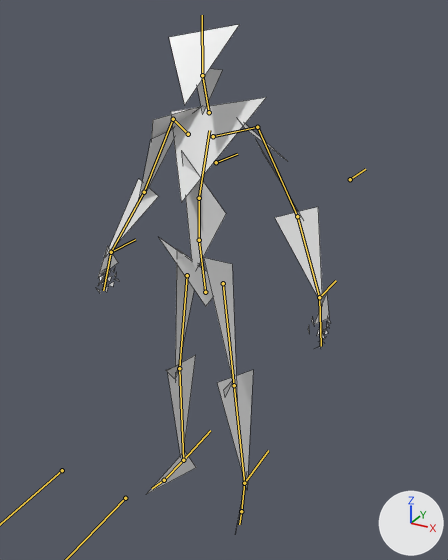
The Blender file src/assets/glib/glib_animations.blend, before and after one commit.
Camera for both pictures: a 50 mm camera at (1.1, -1.82, 1.99) aimed at (-0.04, 0.26, 0.95). The axes (+X, +Y, +Z) are drawn at lower right. The lights are the same throughout. The bones that bend it are drawn over the model as lines. Mesh edges are drawn as thin lines.

In view in the first picture: 'glib.001'.
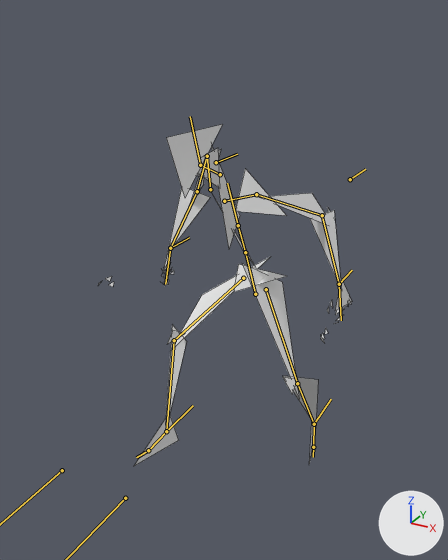
The newer file adds an action. The first version stands in its rest pose; the second is drawn at frame 20 of the action 'hit'.

The edits, one by one:
Bone 'root' (bone_root) moves from (0.0, 0.0, 0.0) to (-0.021, -0.291, -0.447).
Bone 'root' (bone_root) turns from (0, 0, 0) to (6, -24, 4) degrees about its own x, y and z.
Bone 'spine_1' (bone_spine_1) turns from (0, 0, 0) to (17, 0, -8) degrees about its own x, y and z.
Bone 'spine_2' (bone_spine_2) turns from (0, 0, 0) to (20, -3, -7) degrees about its own x, y and z.
Bone 'neck' (bone_neck) turns from (0, 0, 0) to (-1, 17, -8) degrees about its own x, y and z.
Bone 'head' (bone_head) turns from (0, 0, 0) to (-32, 5, 5) degrees about its own x, y and z.
Bone 'heel_ik.L' (bone_heel_ik_l) moves from (0.0, 0.0, 0.0) to (-0.105, 0.557, 0.02).
Bone 'hand_ik.L.001' (bone_hand_ik_l_001) moves from (0.0, 0.0, 0.0) to (-0.066, 0.417, -0.126).
Bone 'heel_ik.R' (bone_heel_ik_r) moves from (0.0, 0.0, 0.0) to (0.182, 0.135, 0.01).
Bone 'hand_ik.R.001' (bone_hand_ik_r_001) moves from (0.0, 0.0, 0.0) to (0.02, 0.404, -0.114).

Changed parts and their boxes (x1, y1, x2, y2) in the pictures (448 x 560 px):
'glib.001', posed (9% wider, 32% shorter)
    before: (96, 24, 330, 528)
    after: (98, 124, 352, 466)
bone 'root', root to tip
    before: (205, 292) to (199, 240)
    after: (255, 294) to (245, 252)
bone 'spine_1', root to tip
    before: (199, 240) to (199, 198)
    after: (245, 252) to (238, 225)
bone 'spine_2', root to tip
    before: (199, 198) to (209, 130)
    after: (238, 225) to (227, 183)
bone 'neck', root to tip
    before: (209, 112) to (202, 75)
    after: (220, 174) to (200, 165)
bone 'head', root to tip
    before: (202, 75) to (202, 15)
    after: (200, 165) to (190, 116)
bone 'heel_ik.L', root to tip
    before: (244, 483) to (268, 450)
    after: (314, 424) to (331, 399)
bone 'hand_ik.L.001', root to tip
    before: (319, 297) to (336, 280)
    after: (339, 284) to (352, 270)
bone 'heel_ik.R', root to tip
    before: (183, 460) to (210, 430)
    after: (166, 431) to (193, 405)
bone 'hand_ik.R.001', root to tip
    before: (111, 252) to (135, 239)
    after: (170, 248) to (189, 237)
